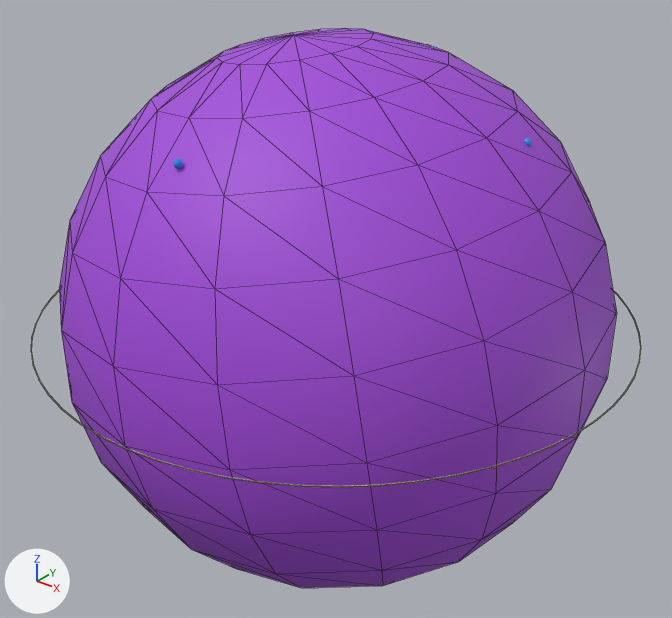
Two versions of the glTF model glb/83.glb, one commit apart.
One viewpoint serves both versions: a 50 mm camera at (1.614, -2.017, 1.251) aimed at (0.0, 0.0, 0.0). Every picture has the same lights, and +X, +Y and +Z are marked at lower left. The picture after the commit comes second. Mesh edges are drawn as thin lines on the coarser meshes. Where no turn or scale is listed for an object, it has been applied to the vertices.

In view in the first picture: 'Nivel_n6', 'Orbital_6s_0' and 2 more.
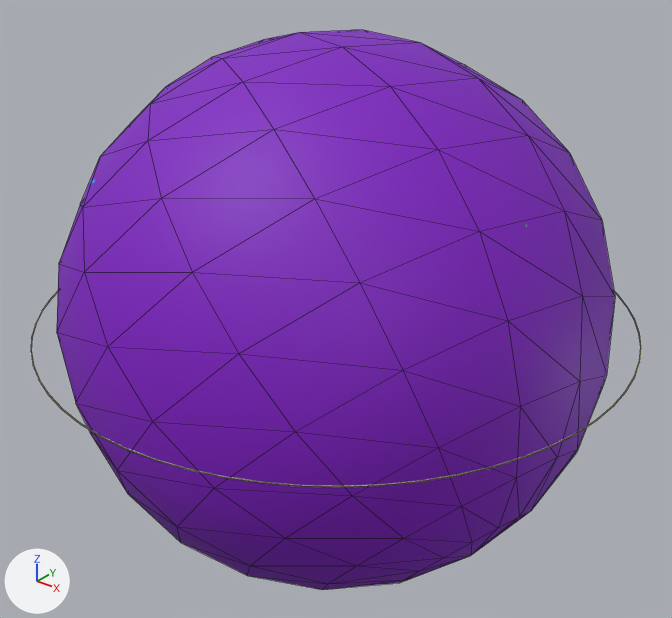
Changed parts and their boxes (x1, y1, x2, y2) in the pictures (672 x 618 px):
'Orbital_6s_0', recoloured, turned: before (60, 28, 617, 588); after (57, 30, 615, 590)

Edits to the bpy script that builds the scene:
```text
Change mat_tmp_orb_83_6s:
    mat_tmp_orb_83_6s.base_color: (0.363, 0.0689, 0.695) -> (0.215, 0.00688, 0.545)  # purple #a24ad9 -> purple #8014c3
Change ob_orbital_6s_0:
    ob_orbital_6s_0.rotation_euler: (0.0125, 0.137, -2.38) -> (0.66, 0.647, -2.496)  # degrees (0.7, 7.8, -136) -> degrees (38, 37, -143)
```
